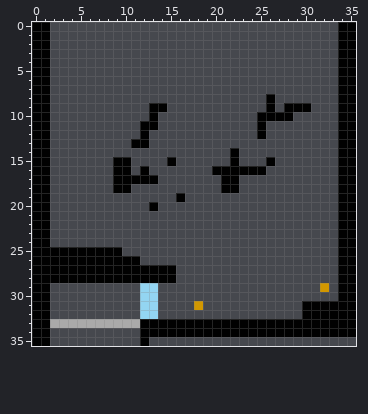
A pixel-art sprite gets an edit: AridArnold/Content/Campaigns/MainCampaign/Hub/0601.png. Above is the file before it was changed.
The file is 36x36 pixels. Colours within 5 levels of each other are drawn and written as one.
The result:
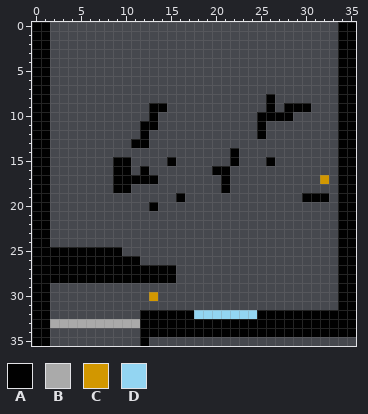
Palette (. is transparent): A #010101  B #aaaaaa  C #d39700fe  D #93d5f2
The exact change:
y 16: x 22..25 AAAA -> ....
y 17: x 22 A -> .; x 32 . -> C
y 18: x 22 A -> .
y 19: x 30..32 ... -> AAA
y 29: x 12..13 DD -> ..; x 32 C -> .
y 30: x 12..13 DD -> .C
y 31: x 12..13 DD -> ..; x 18 C -> .; x 30..33 AAAA -> ....
y 32: x 12..29 DD................ -> AAAAAADDDDDDDAAAAA
Changed places in both pictures, as pixel boxes (x1, y1, x2, y2):
erased: (230, 166, 266, 193)
added: (302, 175, 329, 202)
changed: (140, 283, 338, 319)
